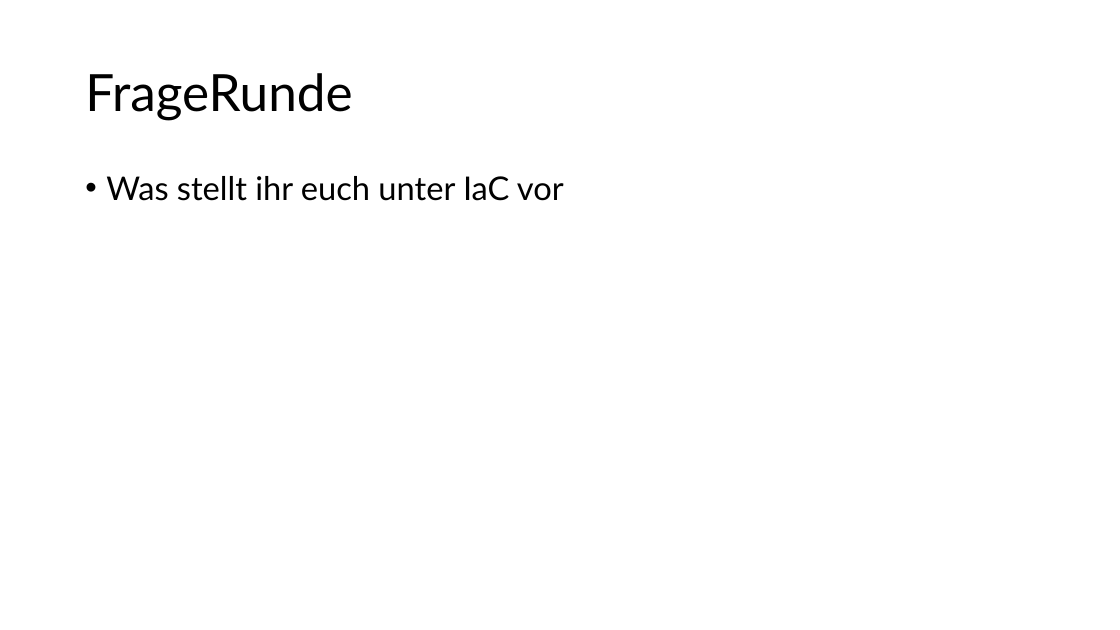
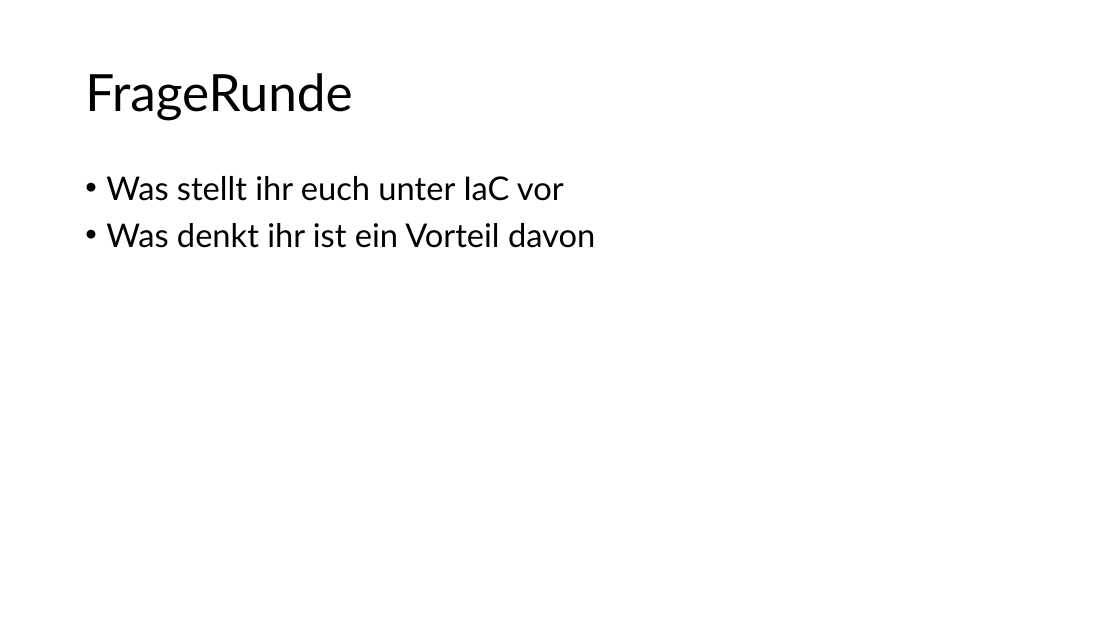
Before and after one commit to sebivenlo/esd-2024-terraform, a slide deck: slide 3 of Presentation/Terraform.pptx. Drawn at 1120x630 pixels with LibreOffice and Linux fonts; fonts in the diff are those of the drawing. Boxes give left, top, right and bottom in pixels: in the first picture for what was removed or moved away, otherwise in the second. Text is boxed around its words. In the diff, an @@ line names an element or a change of style, - is before the commit and + after.

```diff
--- a/Presentation/Terraform.pptx
+++ b/Presentation/Terraform.pptx
@@ text at <box>106,223,595,248</box>: paragraph added @@
+• Was denkt ihr ist ein Vorteil davon
```
Also in this commit, not shown: 1 other slide changed, 6 slides added, 3 slides removed.
